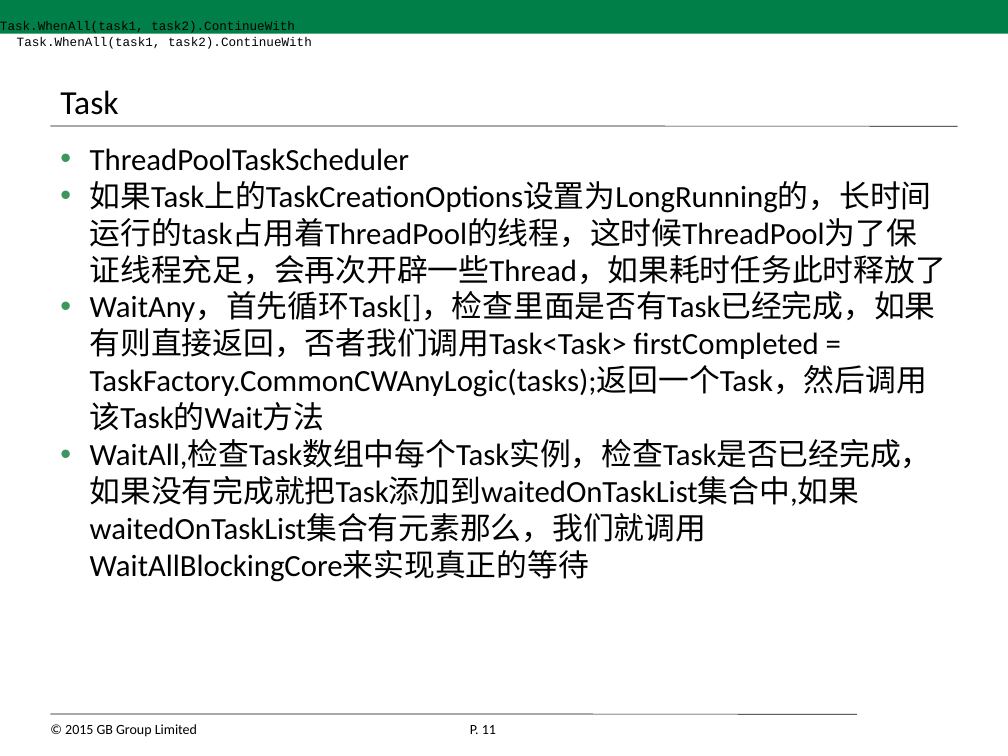
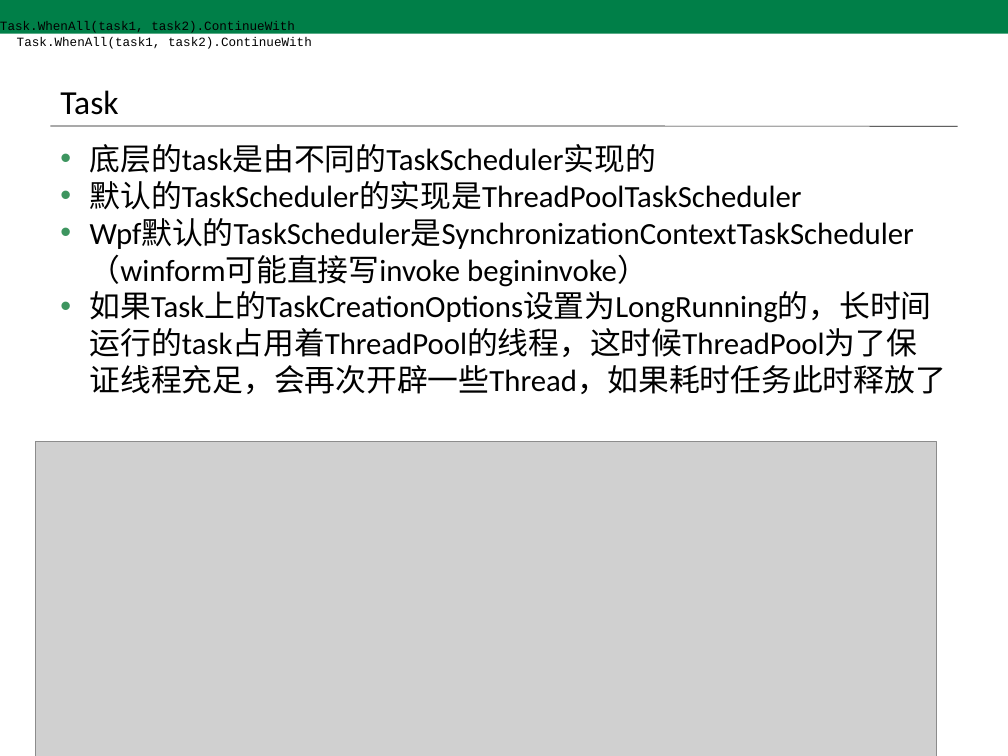
Before and after one commit to xiafeicn/AsyncProgram, a slide deck: slide 15 of 异步编程.pptx (slide 11 before the commit). Drawn at 1008x756 pixels with LibreOffice and Linux fonts; fonts in the diff are those of the drawing; grey boxes stand for pictures; background and template pictures are left out. Boxes give left, top, right and bottom in pixels: in the first picture for what was removed or moved away, otherwise in the second. Text is boxed around its words. In the diff, an @@ line names an element or a change of style, - is before the commit and + after.

```diff
--- a/异步编程.pptx
+++ b/异步编程.pptx
@@ text at bbox=[90, 144, 914, 287]: text changed @@
-• ThreadPoolTaskScheduler
+• 底层的task是由不同的TaskScheduler实现的
+• 默认的TaskScheduler的实现是ThreadPoolTaskScheduler
+• Wpf默认的TaskScheduler是SynchronizationContextTaskScheduler（winform可能直接写invoke begininvoke）
@@ text at bbox=[90, 292, 936, 582]: paragraphs removed @@
-• WaitAny，首先循环Task[]，检查里面是否有Task已经完成，如果有则直接返回，否者我们调用Task<Task> firstCompleted = TaskFactory.CommonCWAnyLogic(tasks);返回一个Task，然后调用该Task的Wait方法
-• WaitAll,检查Task数组中每个Task实例，检查Task是否已经完成，如果没有完成就把Task添加到waitedOnTaskList集合中,如果waitedOnTaskList集合有元素那么，我们就调用WaitAllBlockingCore来实现真正的等待
@@ picture added at bbox=[35, 442, 936, 756] @@
@@ line removed from (50, 714) to (857, 715) @@
@@ text removed at bbox=[65, 724, 197, 737] @@
-© 2015 GB Group Limited
@@ page number removed at bbox=[470, 725, 496, 734] @@
-P. 11
```
Also in this commit, not shown: 3 other slides changed, 5 slides added, 31 other files.
